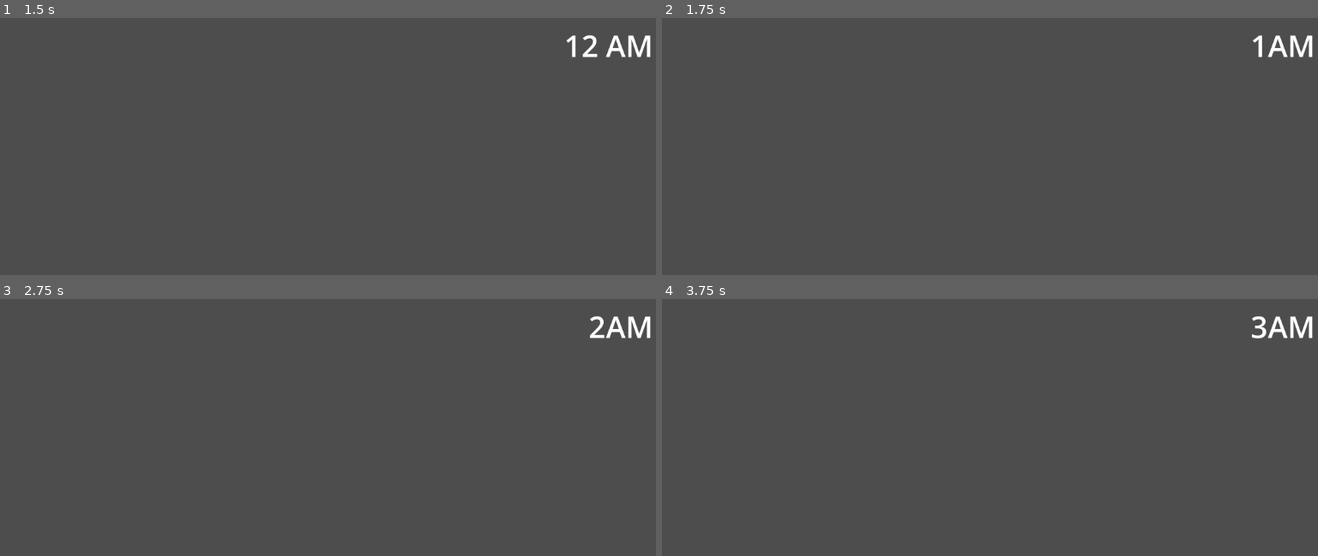
Above: before the commit, frames 1-4 (two rows, left to right).
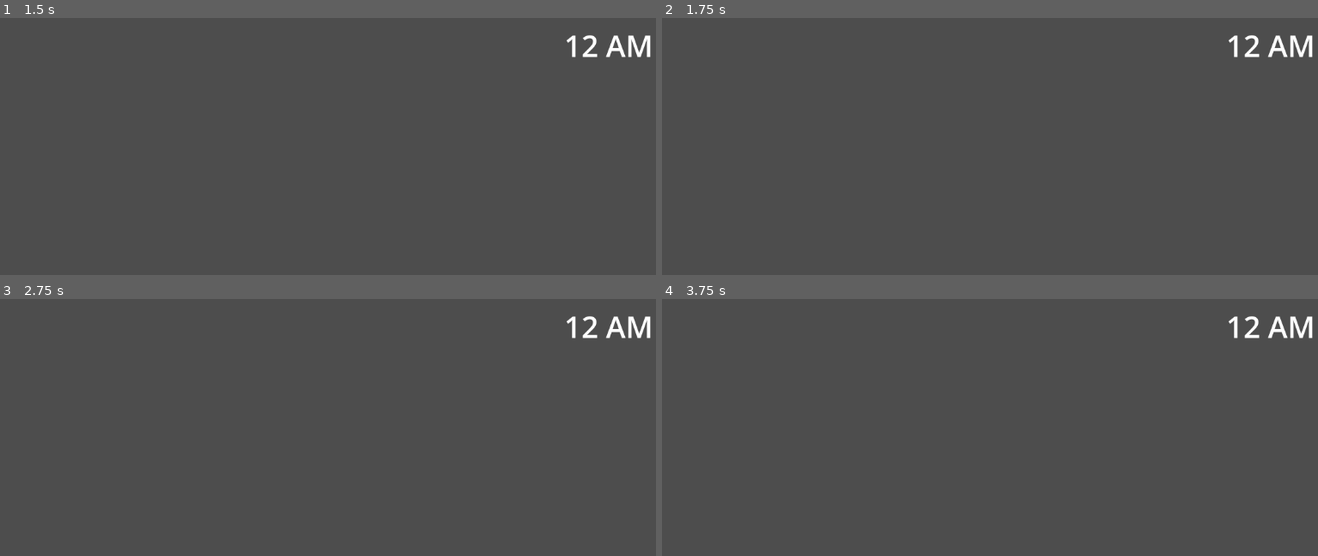
Above: after the commit, the same moments.

Repository: Goonchii/SitNSurviveTest
Game: Godot game, scene res://scenes/MainMenu.tscn
Two runs of this game, one before a commit and one after it. Both use one fixed random seed, a clock stepped at 60 frames per second and the inputs below.
Inputs:
- Up to frame 1 (1.5 s): click "Start Night 1" at 0.5 s; tap Enter at 1.25 s
- Up to frame 2 (1.75 s): no input
- Up to frame 3 (2.75 s): tap Space at 2 s
- Up to frame 4 (3.75 s): tap Enter at 3.5 s

Frame 1 is identical in both runs. In frame 2, 0.2% of the frame differs, in the area x 86-92%, y 6-16%; in frame 3, 0.2%; in frame 4, 0.2%, in the area x 86-93%, y 6-16%.

Commit message:
Update office.tscn

Diff:
--- a/scenes/office.tscn
+++ b/scenes/office.tscn
@@ -1,21 +1,23 @@
-[gd_scene load_steps=4 format=3 uid="uid://b5w43eb767h57"]
+[gd_scene load_steps=5 format=3 uid="uid://b5w43eb767h57"]
 
-[ext_resource type="Script" path="res://scripts/movement.gd" id="1_u4xte"]
-[ext_resource type="Script" path="res://scripts/testcharacter.gd" id="2_ou7di"]
-[ext_resource type="Script" path="res://scripts/time.gd" id="3_jlpy7"]
+[ext_resource type="Script" uid="uid://dygy0k4cbhw4h" path="res://scripts/office.gd" id="1_7jj4f"]
+[ext_resource type="Script" uid="uid://dswpxndljle4a" path="res://scripts/Char1AI.gd" id="1_u4xte"]
+[ext_resource type="Script" uid="uid://3ctoqg5upbkx" path="res://scripts/Char2AI.gd" id="2_ou7di"]
+[ext_resource type="Script" uid="uid://dadhb1ppmelft" path="res://scripts/time.gd" id="3_jlpy7"]
 
 [node name="Office" type="Node2D"]
+script = ExtResource("1_7jj4f")
 
-[node name="Char1 AI" type="Node2D" parent="."]
+[node name="Char1" type="Node2D" parent="." groups=["Characters"]]
 script = ExtResource("1_u4xte")
 
-[node name="Timer" type="Timer" parent="Char1 AI"]
+[node name="Timer" type="Timer" parent="Char1"]
 autostart = true
 
-[node name="Char2 AI" type="Node2D" parent="."]
+[node name="Char2" type="Node2D" parent="." groups=["Characters"]]
 script = ExtResource("2_ou7di")
 
-[node name="Timer" type="Timer" parent="Char2 AI"]
+[node name="Timer" type="Timer" parent="Char2"]
 autostart = true
 
 [node name="Time" type="Label" parent="."]
@@ -29,3 +31,4 @@
 script = ExtResource("3_jlpy7")
 
 [node name="Timer" type="Timer" parent="Time"]
+wait_time = 10.0
